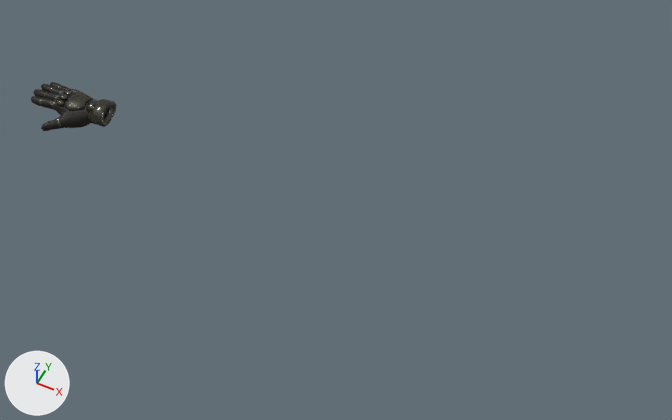
One commit to the glTF model hand/Heavy_Gloves/heavy_gloves.glb: the scene before it, then after it.
Both versions are drawn from a camera (50 mm lens) standing at (1.139, -1.147, 1.4) and looking at (0.572, -0.013, -0.018). Every picture has the same lights, and +X, +Y and +Z are marked at lower left. Vertices at the same position are counted once.

In view in the first picture: 'heavy_gloves.001'.
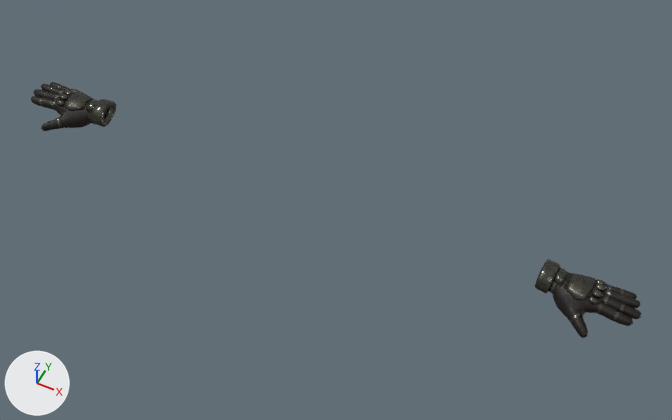
The newer file is also turned or shifted as a whole; pictures and numbers use the older file's frame.

Patch to the scene script:
```diff
--- a/hand/Heavy_Gloves/heavy_gloves.glb.py
+++ b/hand/Heavy_Gloves/heavy_gloves.glb.py
@@ me_track_jacket_baked_022 @@
 me_track_jacket_baked_022.from_pydata(...)  # 738 vertices, 1438 faces; spans x -0.194..0.004, y -0.093..0.035, z -0.031..0.027
 # used by ob_heavy_gloves_001; location = (0.0, 0.0, 0.0)
+# me_track_jacket_baked_022 part 1: the loose piece of 529 vertices spanning x -0.194..-0.015, y -0.093..0.034, z -0.031..0.019 is copied, and the copy is mirrored in x about its middle, then moved by (1.21, 0.0, 0.0); it spans x 1.016..1.195, y -0.093..0.034, z -0.031..0.019
+# me_track_jacket_baked_022 part 2: the loose piece of 75 vertices spanning x -0.028..0.004, y -0.033..0.035, z -0.025..0.027 is copied, and the copy is mirrored in x about its middle, then moved by (1.025, 0.0, 0.0); it spans x 0.997..1.03, y -0.033..0.035, z -0.025..0.027
+# me_track_jacket_baked_022 part 3: the loose piece of 24 vertices spanning x -0.045..-0.024, y -0.02..0.018, z 0.011..0.022 is copied, and the copy is mirrored in x about its middle, then moved by (1.071, 0.0, 0.0); it spans x 1.026..1.046, y -0.02..0.018, z 0.011..0.022
+# me_track_jacket_baked_022 part 4: the loose piece of 38 vertices spanning x -0.097..-0.048, y -0.036..0.026, z 0.009..0.022 is copied, and the copy is mirrored in x about its middle, then moved by (1.145, 0.0, 0.0); it spans x 1.049..1.098, y -0.036..0.026, z 0.009..0.022
+# me_track_jacket_baked_022 part 5: the loose piece of 18 vertices spanning x -0.114..-0.095, y -0.035..-0.018, z 0.011..0.02 is copied, and the copy is mirrored in x about its middle, then moved by (1.21, 0.0, 0.0); it spans x 1.096..1.116, y -0.035..-0.018, z 0.011..0.02
+# me_track_jacket_baked_022 part 6: the loose piece of 18 vertices spanning x -0.119..-0.097, y -0.019..-0.002, z 0.013..0.022 is copied, and the copy is mirrored in x about its middle, then moved by (1.217, 0.0, 0.0); it spans x 1.098..1.12, y -0.019..-0.002, z 0.013..0.022
+# me_track_jacket_baked_022 part 7: the loose piece of 18 vertices spanning x -0.119..-0.099, y 0.0..0.017, z 0.009..0.02 is copied, and the copy is mirrored in x about its middle, then moved by (1.219, 0.0, 0.0); it spans x 1.1..1.12, y 0.0..0.017, z 0.009..0.02
 me_track_jacket_baked_022.materials.append(mat_heavy_gloves)
```

Pixel boxes (x1, y1, x2, y2) of what changed, in the pictures (672 x 420 px):
'heavy_gloves.001', reshaped (602% wider, 414% taller)
    before: (31, 82, 117, 131)
    after: (31, 82, 641, 338)
part 1 of me_track_jacket_baked_022, added (black)
    after: (549, 268, 641, 338)
part 2 of me_track_jacket_baked_022, added (black)
    after: (535, 259, 560, 293)
part 3 of me_track_jacket_baked_022, added
    after: (553, 268, 568, 286)
part 4 of me_track_jacket_baked_022, added
    after: (564, 273, 595, 300)
part 5 of me_track_jacket_baked_022, added
    after: (588, 295, 598, 304)
part 6 of me_track_jacket_baked_022, added
    after: (592, 289, 603, 298)
part 7 of me_track_jacket_baked_022, added
    after: (595, 283, 606, 291)
